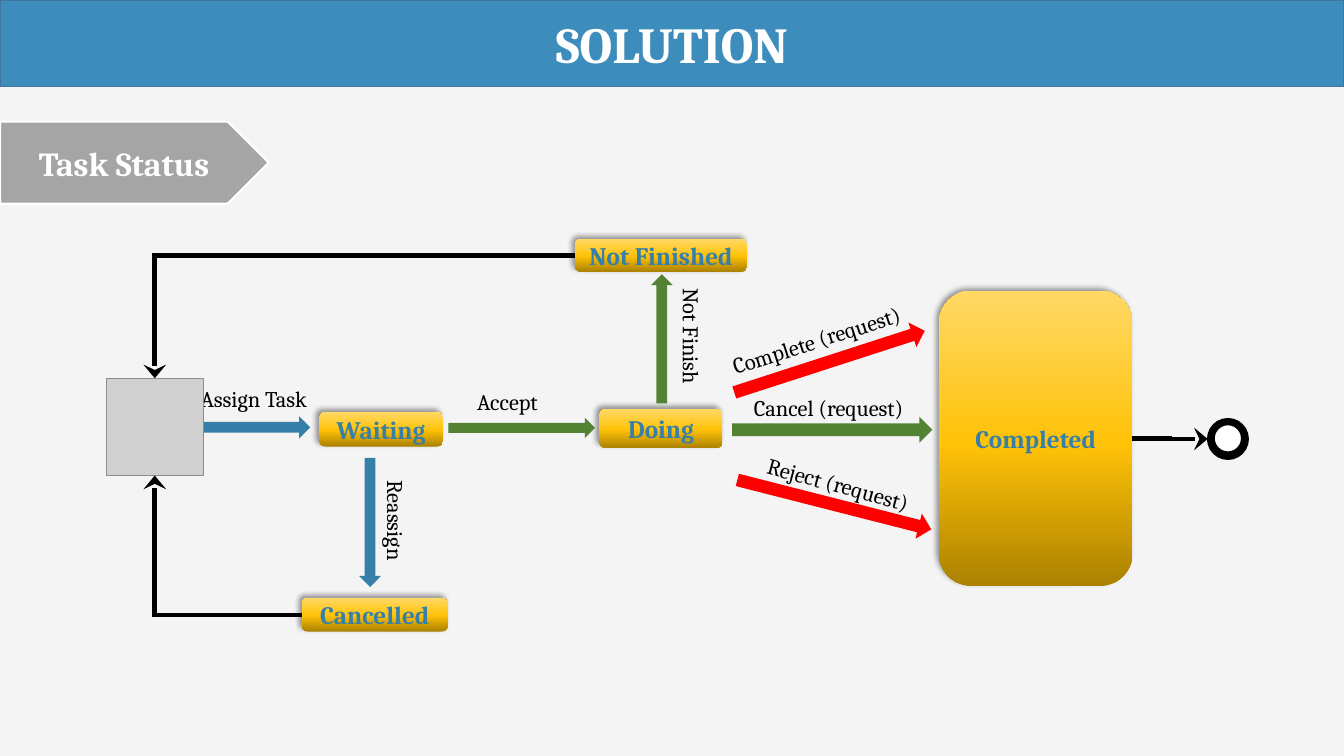
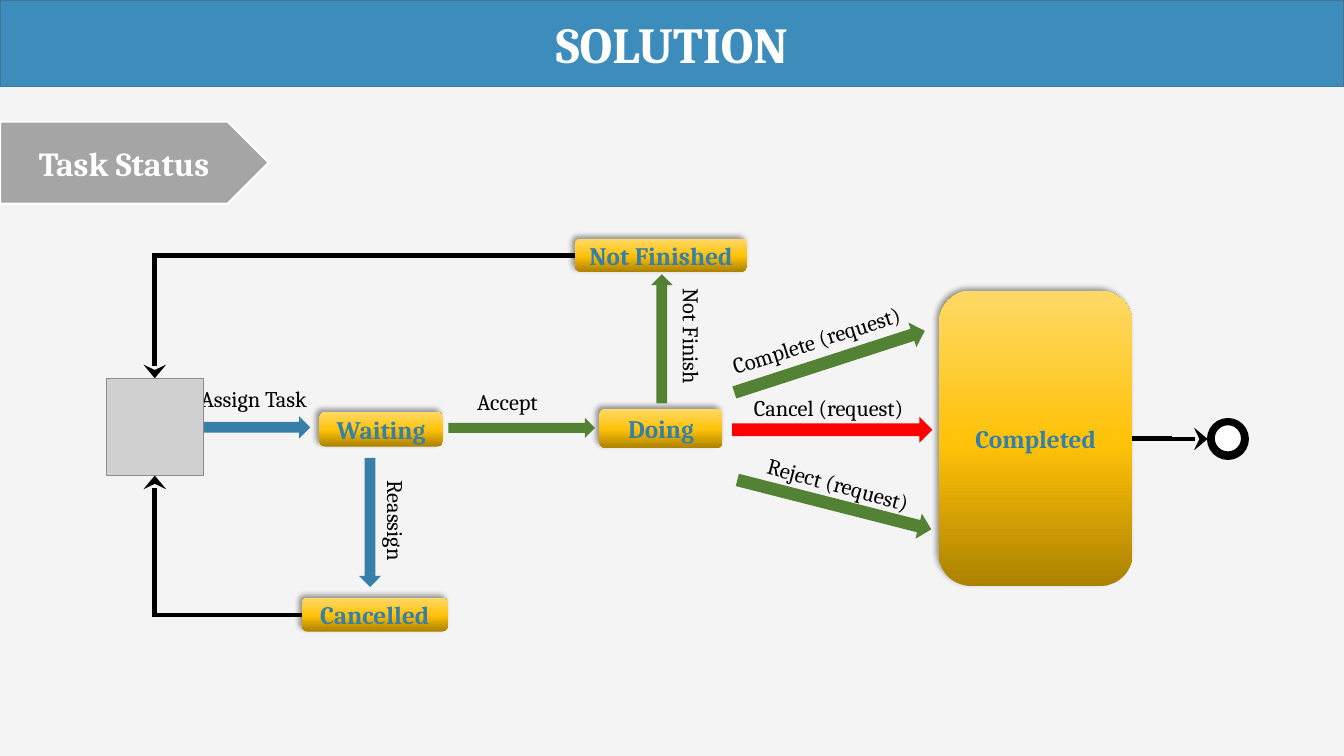
Before and after one commit to haltt051093/IMS-datacenter, a slide deck: slide 19 of Document/Presentation/IMS_20160409_Presentation_Trial.pptx. Drawn at 1344x756 pixels with LibreOffice and Linux fonts; fonts in the diff are those of the drawing; grey boxes stand for pictures. Boxes give left, top, right and bottom in pixels: in the first picture for what was removed or moved away, otherwise in the second. Text is boxed around its words. In the diff, an @@ line names an element or a change of style, - is before the commit and + after.

```diff
--- a/Document/Presentation/IMS_20160409_Presentation_Trial.pptx
+++ b/Document/Presentation/IMS_20160409_Presentation_Trial.pptx
@@ right arrow at box(731, 321, 927, 403): fill #FF0000 to #548235; outline #FF0000 1 pt to #548235 1 pt @@
@@ right arrow at box(733, 418, 932, 441): fill #548235 to #FF0000; outline #548235 1 pt to #FF0000 1 pt @@
@@ right arrow at box(735, 469, 933, 539): fill #FF0000 to #548235; outline #FF0000 1 pt to #548235 1 pt @@
```
Also in this commit, not shown: 10 slides removed, 3 other files.
